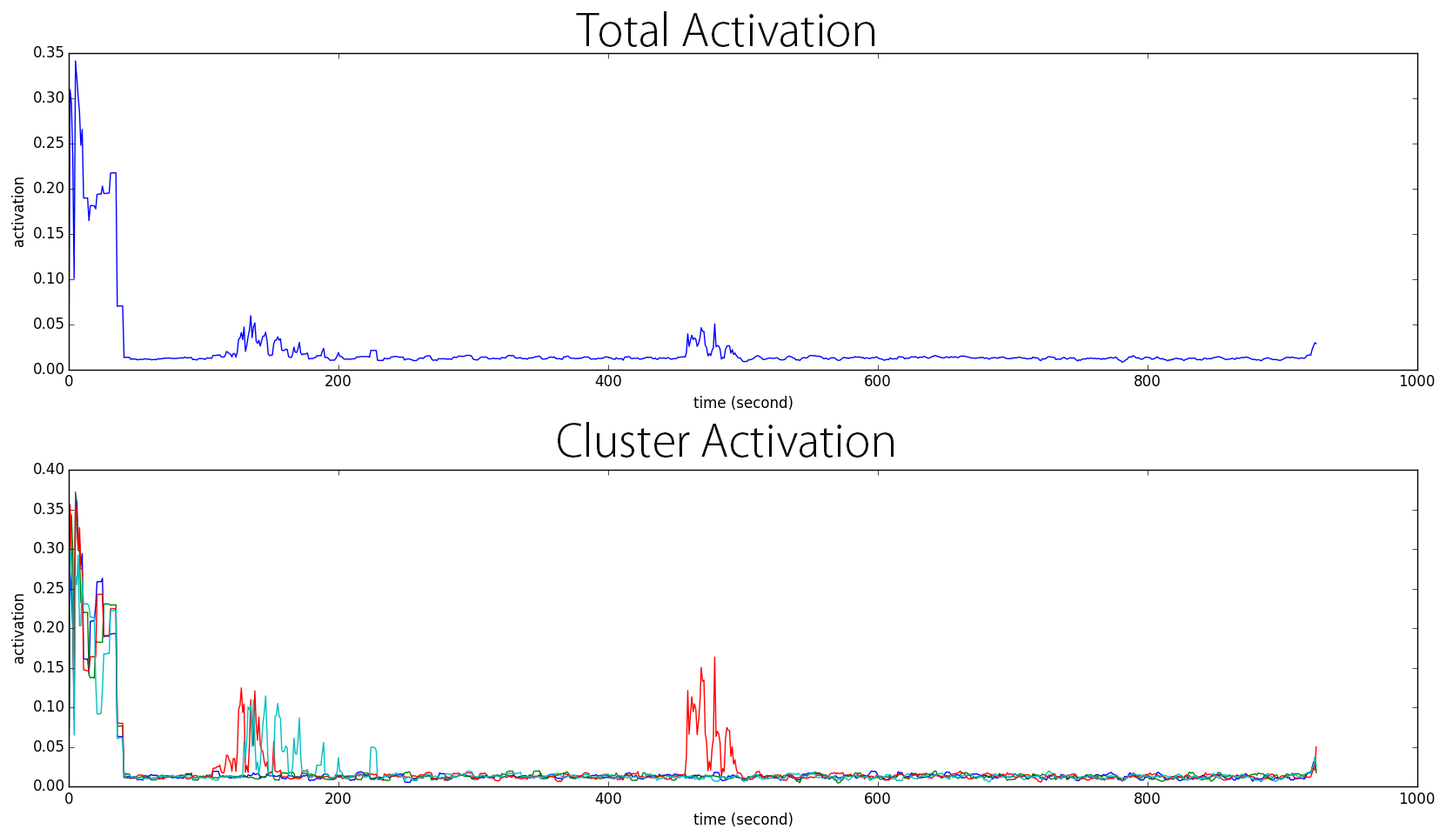
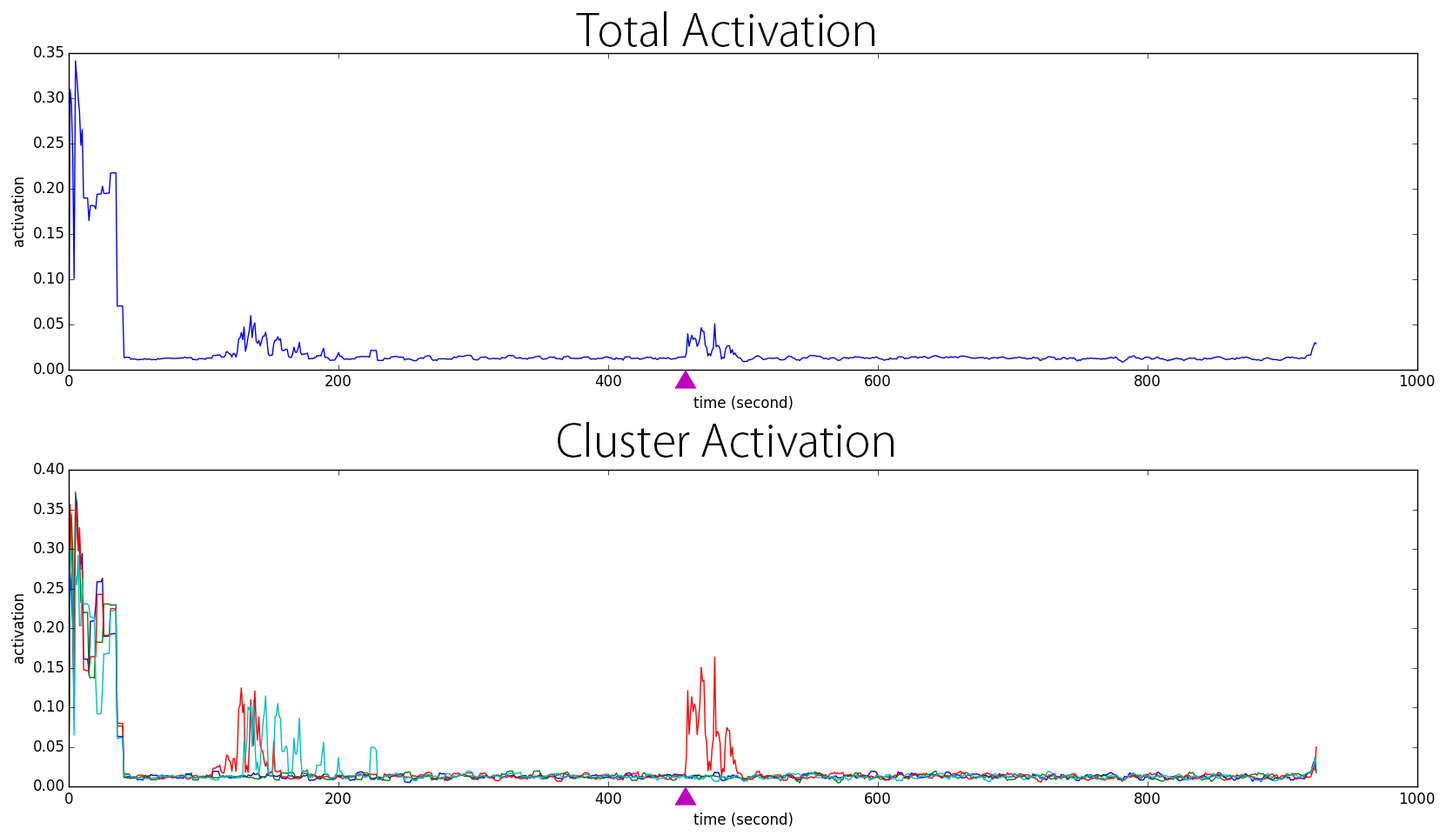
Revision of a layered (1453, 836) image; what changed, layer by layer:
added layer "triangle copy" above "triangle" over <box>674,786,698,806</box>
added layer "triangle" above "Cluster Activation copy" over <box>674,369,698,390</box>
